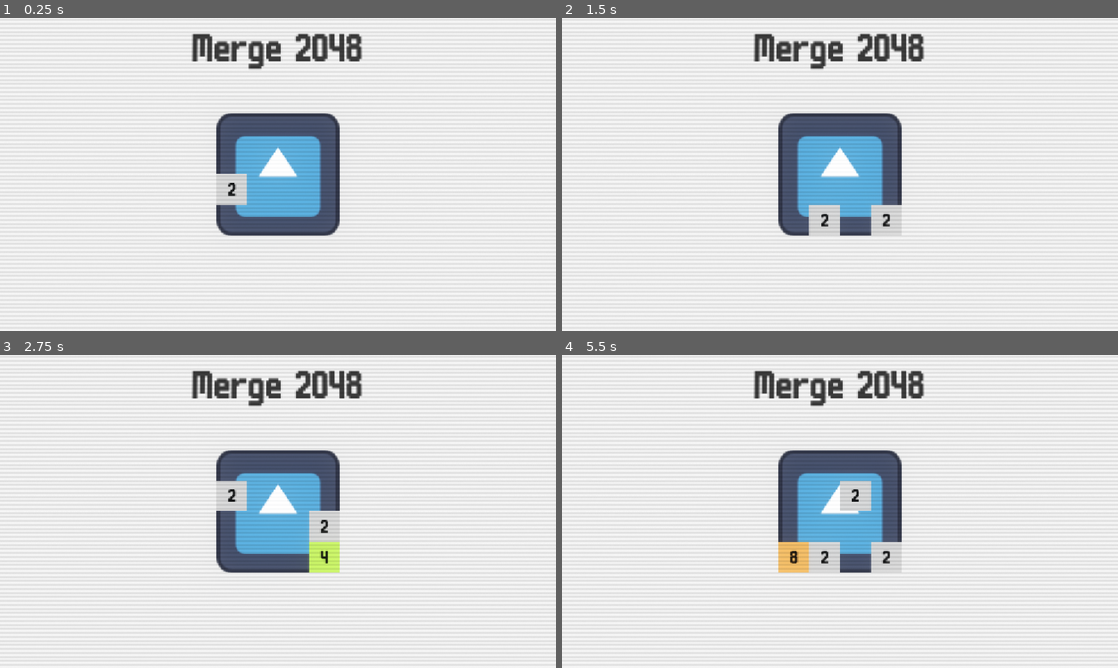
Above: before the commit, frames 1-4 (two rows, left to right).
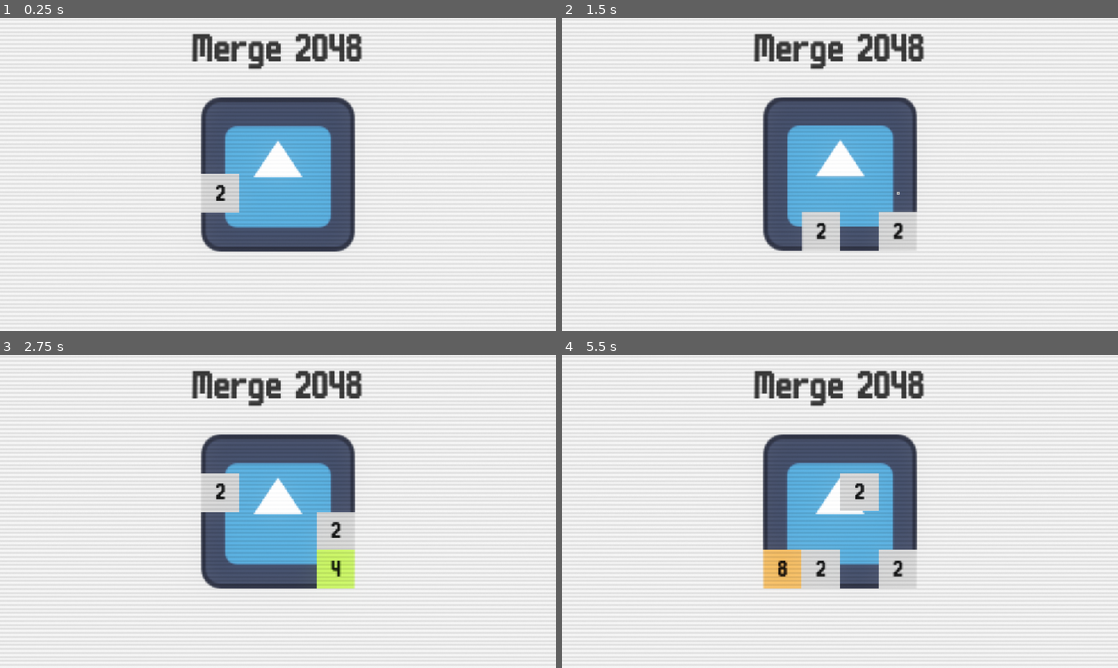
Above: after the commit, the same moments.

Repository: ancoder-games/2048
Game: Godot game, scene res://src/core/main/main.tscn
Same seed, same stepped clock (60 frames per second), same inputs: the game is played once before the commit and once after it. The engine's default icon, where the game draws it, is replaced by a stand-in: a white triangle on a blue panel in a dark square.
Inputs (mouse positions are in pixels of both pictures, inside the frame that each line leads up to):
- Up to frame 1 (0.25 s): no input
- Up to frame 2 (1.5 s): tap Enter (ui_accept) at 0.5, 0.77, 1.25 s; move the mouse to (962, 158) at 0.52 s; hold Right (right) 0.53-1.28 s; tap Alt at 0.6 s; click (962, 158) at 0.67 s; move the mouse to (728, 190) at 1.27 s; hold Down (down) from 1.28 s (still down); tap Shift at 1.35 s
- Up to frame 3 (2.75 s): tap Enter (ui_accept) at 1.52, 2 s; move the mouse to (333, 442) at 2.02 s; release Down (down) at 2.03 s; hold Right (right) from 2.03 s (still down); tap Alt at 2.1 s
- Up to frame 4 (5.5 s): tap Enter (ui_accept) at 2.75, 3.02, 3.5, 3.77, 4.52, 5 s; move the mouse to (812, 574) at 2.77 s; release Right (right) at 2.78 s; hold Up (up) 2.78-3.53 s; tap Shift at 2.85, 4.35 s; click (812, 574) at 2.92 s; move the mouse to (1006, 558) at 3.52 s; hold Left (left) 3.53-5.03 s; tap Alt at 3.6, 5.1 s; move the mouse to (673, 464) at 4.27 s; move the mouse to (867, 511) at 5.02 s; hold Down (down) from 5.03 s (still down); click (867, 511) at 5.17 s

The runs differ from the first frame. In frame 1, 8.1% of the frame differs, in the area x 36-64%, y 25-75%; in frame 2, 8.0%; in frame 3, 8.1%; in frame 4, 8.3%.

Commit message:
merge fix and animation

Diff:
--- a/src/core/main/main.tscn
+++ b/src/core/main/main.tscn
@@ -71,3 +71,4 @@
 metadata/_custom_type_script = "uid://cnsdyfvhsfuan"
 
 [node name="Board" parent="." unique_id=1609651527 instance=ExtResource("4_yfg2f")]
+scale = Vector2(1.25, 1.25)
--- a/src/gameplay/2048/board/board.gd
+++ b/src/gameplay/2048/board/board.gd
@@ -2,6 +2,8 @@
 class_name Board
 
 const TILE_SIZE: float = 64.0
+
+@onready var camera_service: CameraService = Services.get(CameraService.SERVICE_ID)
 
 var tiles: Array[Tile] = []
 
@@ -48,10 +50,11 @@
 					if get_tile(target).move(dir): moves += 1
 
 	move_debounce = true
-	await get_tree().create_timer(0.2).timeout
+	await get_tree().create_timer(0.1).timeout
 	move_debounce = false
 	if moves > 0:
 		add_random_tile(2)
+		camera_service.screen_shake(5, 0.05)
 
 func resolve_position(pos: Vector2i) -> Vector2:
 	return (pos * TILE_SIZE) + ((TILE_SIZE / 2) * Vector2i.ONE) - ((TILE_SIZE * 2) * Vector2.ONE)
--- a/src/gameplay/2048/tile/tile.gd
+++ b/src/gameplay/2048/tile/tile.gd
@@ -52,7 +52,7 @@
 
 	if do_tween:
 		tween = create_tween()
-		tween.tween_property(self, "position", board.resolve_position(tile_pos), 0.1)
+		tween.tween_property(self, "position", board.resolve_position(tile_pos), 0.1).set_ease(Tween.EASE_IN).set_trans(Tween.TRANS_CUBIC)
 		if to_merge:
 			await tween.finished
 			board.remove_tile(self)
Not shown, removed: src/gameplay/2048/board/grid.gd.uid
